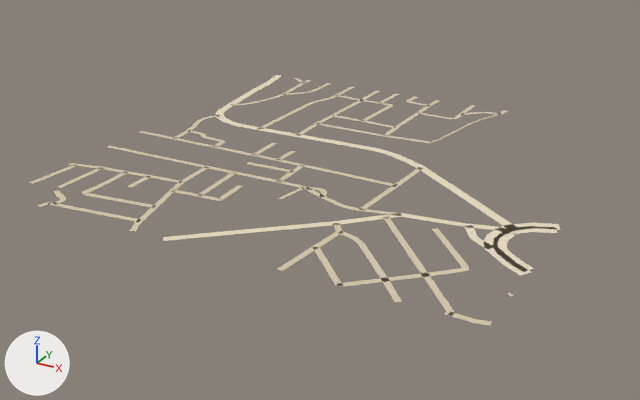
What one commit did to the glTF model public/assets/bengaluru-region-v1/tiles/t-3_-37-l0.glb.
Rendered twice from a 50 mm lens placed at (-839.0, -19049.0, 347.0), pointed at (-1263.0, -18278.0, -39.0). Every picture has the same lights, and +X, +Y and +Z are marked at lower left. The picture after the commit comes second.

The older version as bpy lines, for what is in view:
```python
me_ground = bpy.data.meshes.new('ground')
me_ground.from_pydata(...)  # 662 vertices, 550 faces; spans x -1.0..503.0, y -3.0..502.0, z 1.0
me_ground.materials.append(mat_ground)
# before: 38 (57.0, 4.0, 1.0) at pixel (44, 205), 39 (51.0, 5.0, 1.0) at pixel (41, 203), 40 (56.0, 0.0, 1.0) at pixel (41, 206), 41 (50.0, 0.0, 1.0) at pixel (37, 205), 374 (72.0, 45.0, 1.0) at pixel (87, 193)
# before: 375 (65.0, 45.0, 1.0) at pixel (81, 192)
ob_ground = bpy.data.objects.new('ground', me_ground)
ob_ground.location = (-1500.0, -18500.0, 0.0)
```
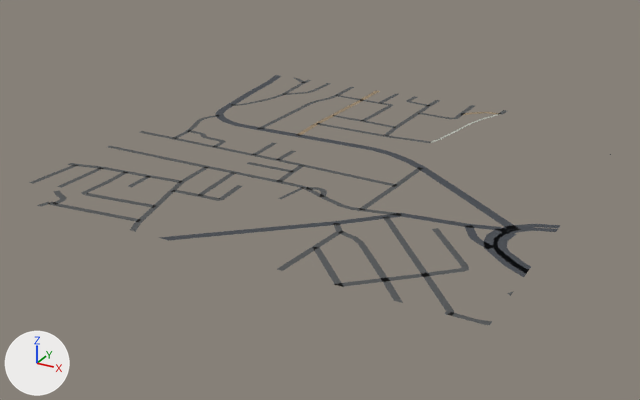
Edits to the scene script, one JSON object a line:
```json
{"block": "me_ground", "where": "# used by ob_ground; location = (-1500.0, -18500.0, 0.0)"}
{"block": "me_ground", "where": "# verts and faces of me_ground; kept vertices keep their numbers, new ones are numbered from 662"}
{"op": "remove", "block": "me_ground", "code": "me_ground.from_pydata(...)  # 662 vertices, 550 faces; spans x -1.0..503.0, y -3.0..502.0, z 1.0"}
{"op": "add", "block": "me_ground", "code": "me_ground.from_pydata(...)  # 678 vertices, 562 faces; spans x 0.0..500.0, y 0.0..500.0, z 1.0"}
{"block": "me_ground", "change": "me_ground part 1: the loose piece of 10 vertices spanning x 452.0..502.0, y 161.0..199.0, z 1.0 is rebuilt with 10 vertices and now spans x 454.0..500.0, y 161.0..197.0, z 1.0"}
{"block": "me_ground", "change": "me_ground part 2: the loose piece of 8 vertices spanning x 459.0..502.0, y 157.0..190.0, z 1.0 is rebuilt with 8 vertices and now spans x 462.0..500.0, y 158.0..188.0, z 1.0"}
{"block": "me_ground", "change": "me_ground part 3"}
{"block": "me_ground", "change": "28 vertices are removed from x 24.0..503.0, y -2.0..238.0, z 1.0"}
{"block": "me_ground", "change": "53 faces are deleted"}
{"block": "me_ground", "change": "15 vertices move from x 67.0..425.0, y -3.0..163.0, z 1.0 to x 64.0..423.0, y 0.0..163.0, z 1.0"}
{"block": "me_ground", "change": "37 vertices are added at x 21.0..500.0, y 0.0..238.0, z 1.0"}
{"block": "me_ground", "change": "60 new faces join them"}
{"block": "me_ground", "change": "me_ground part 4"}
{"op": "add", "block": "me_ground", "code": "delete_faces([(38, 39, 41), (38, 41, 40)])"}
{"op": "add", "block": "me_ground", "code": "verts[375] = (65.0, 43.0, 1.0)  # moved, pixel (80, 192)"}
{"op": "add", "block": "me_ground", "code": "verts[374] = (72.0, 47.0, 1.0)  # moved, pixel (88, 192)"}
{"op": "add", "block": "me_ground", "code": "faces += [(38, 39, 40), (39, 41, 40)]"}
{"block": "me_ground", "change": "me_ground part 5"}
{"block": "me_ground", "change": "10 vertices are removed from x 11.0..230.0, y 448.0..502.0, z 1.0"}
{"block": "me_ground", "change": "29 faces are deleted"}
{"block": "me_ground", "change": "7 vertices move from x 21.0..310.0, y 454.0..501.0, z 1.0 to x 11.0..310.0, y 454.0..500.0, z 1.0"}
{"block": "me_ground", "change": "14 vertices are added at x 21.0..263.0, y 447.0..500.0, z 1.0"}
{"block": "me_ground", "change": "33 new faces join them"}
{"block": "me_ground", "change": "me_ground part 6: 452 kept faces spanning x 0.0..493.0, y 0.0..500.0, z 1.0 get new vertex colours; the middle colour goes from beige #d7c9ae to dark grey #535556"}
{"block": "me_ground", "change": "other edits to the shape of me_ground do not show in these pictures"}
```

Location of each change, [x1, y1, x2, y2] in pixels of the pictures (640 x 400 px; the box of a moved part takes in the faces that stretch with it):
```json
{"object": "ground", "change": "reshaped", "before": [29, 75, 560, 326], "after": [29, 75, 611, 325], "on screen": "10% wider"}
{"part": 1, "of": "me_ground", "change": "rebuilt", "before": [499, 223, 560, 232], "after": [502, 224, 560, 230]}
{"part": 2, "of": "me_ground", "change": "rebuilt", "before": [506, 226, 557, 235], "after": [508, 227, 558, 234], "on screen": "20% shorter"}
{"part": 3, "of": "me_ground", "change": "moved or reshaped", "before": [108, 131, 534, 326], "after": [108, 131, 531, 325]}
{"part": 4, "of": "me_ground", "change": "moved or reshaped", "before": [38, 181, 110, 207], "after": [37, 181, 110, 207]}
{"part": 5, "of": "me_ground", "change": "moved or reshaped", "before": [271, 75, 507, 115], "after": [271, 75, 507, 115]}
{"part": 6, "of": "me_ground", "change": "recoloured", "before": [29, 76, 524, 314], "after": [29, 75, 524, 300]}
```
